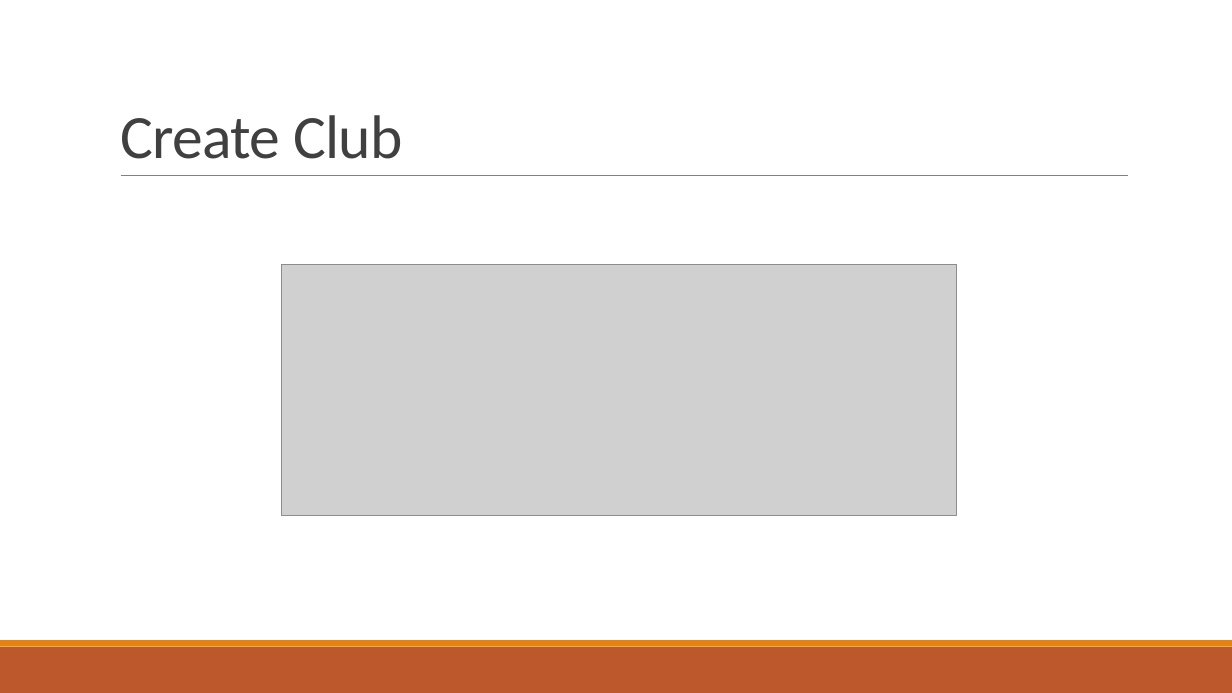
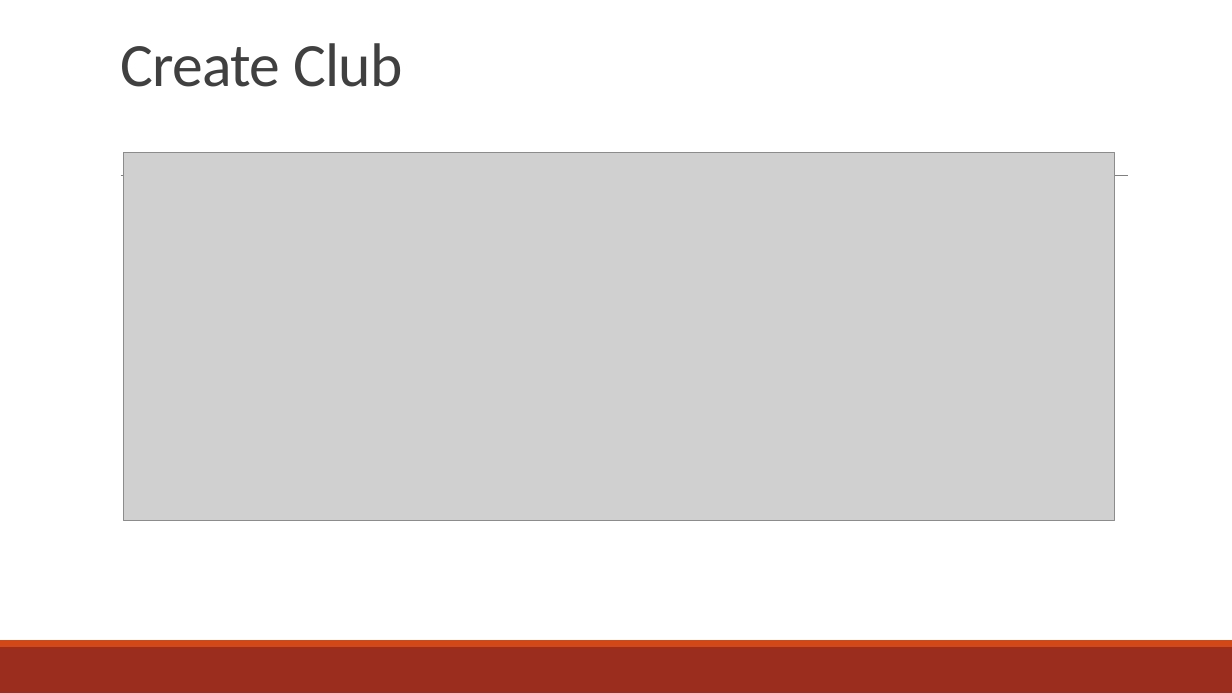
Before and after one commit to amgabriel45/CS495ClubStuff, a slide deck: slide 5 of Crimson Clubs (Design).pptx. Drawn at 1232x693 pixels with LibreOffice and Linux fonts; fonts in the diff are those of the drawing; grey boxes stand for pictures. Boxes give left, top, right and bottom in pixels: in the first picture for what was removed or moved away, otherwise in the second. Text is boxed around its words. In the diff, an @@ line names an element or a change of style, - is before the commit and + after.

Commit message:
Design Changes
Changed the color and made everything bigger so it should be able to be seen better during the presentation.

```diff
--- a/Crimson Clubs (Design).pptx
+++ b/Crimson Clubs (Design).pptx
@@ title "Create Club": place and size @@
-title "Create Club" at <box>120,115,403,159</box>
+title "Create Club" at <box>120,43,403,87</box>
@@ picture: place and size @@
-picture at <box>281,264,957,516</box>
+picture at <box>123,152,1115,521</box>
@@ rectangle at <box>0,647,1232,693</box>: fill #BD582C to #9B2D1F @@
@@ rectangle at <box>0,640,1232,647</box>: fill #E48312 to #D34817 @@
```
Also in this commit, not shown: 11 other slides changed.
